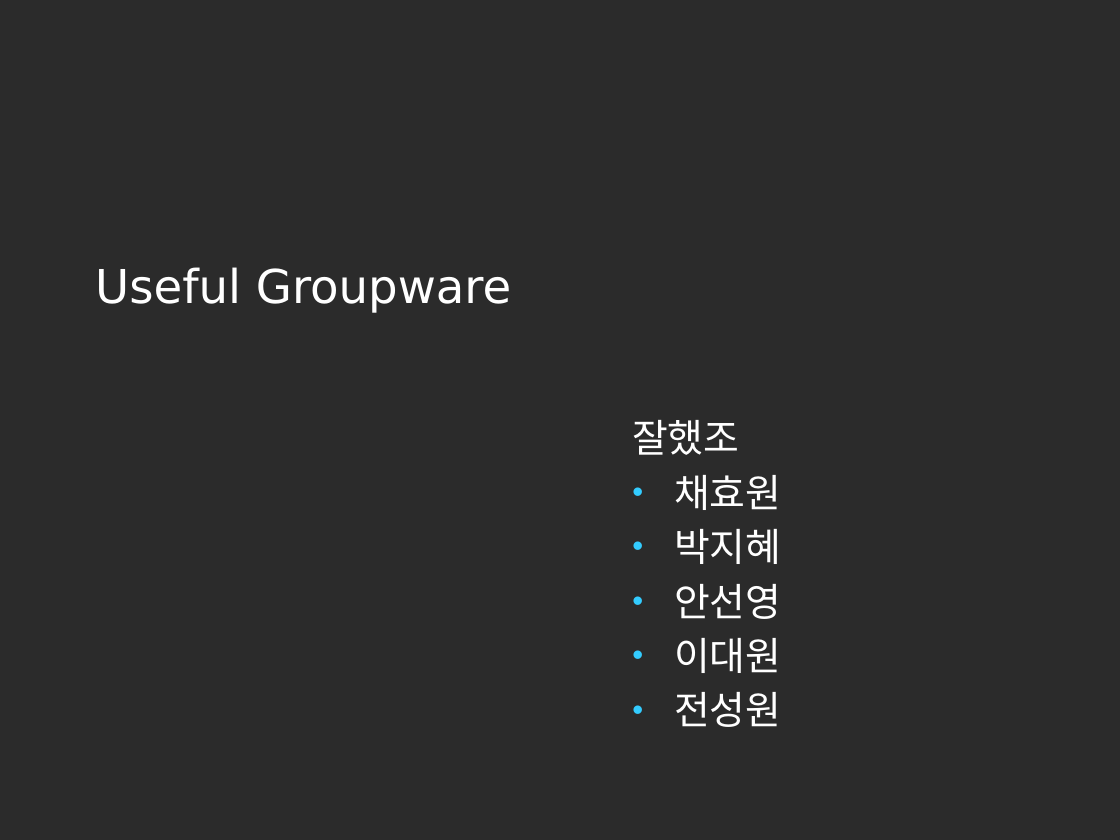
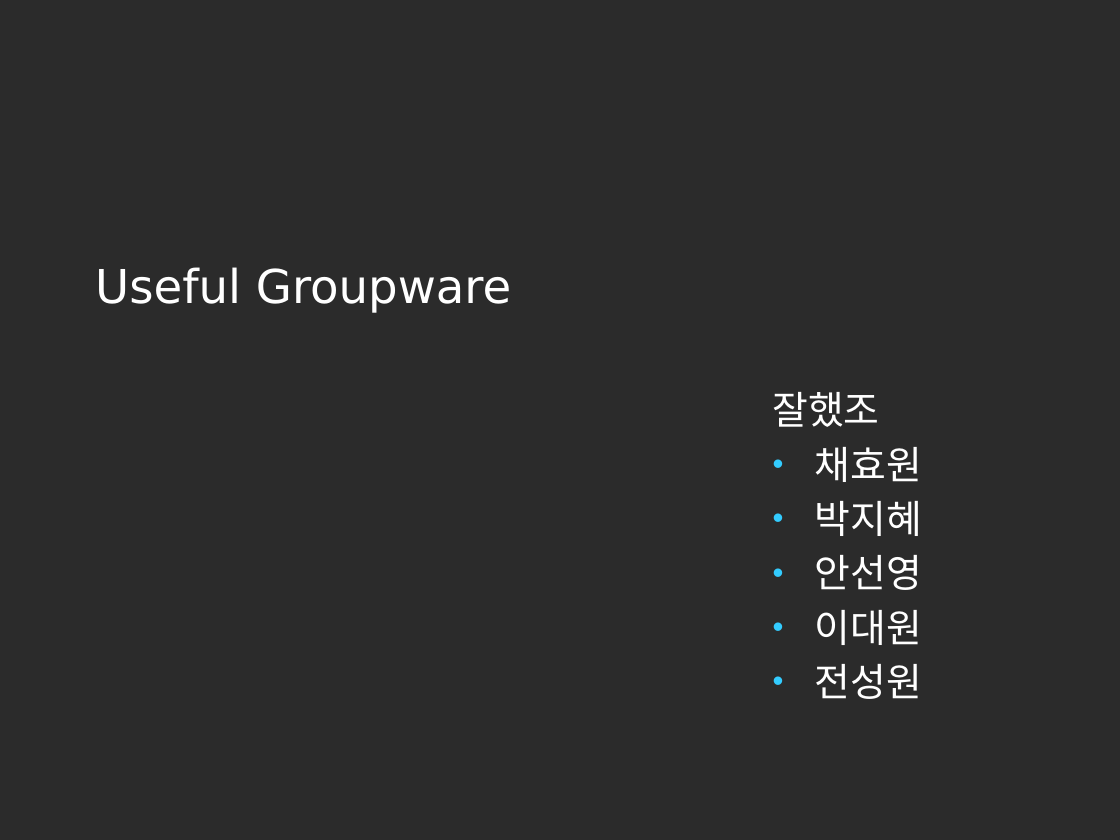
Before and after one commit to korea600/useful, a slide deck: slide 1 of Useful/UML/Presentation/useful_ppt_초안.pptx. Drawn at 1120x840 pixels with LibreOffice and Linux fonts; fonts in the diff are those of the drawing; background and template pictures are left out; a plain dark background stands for a picture behind light text. Boxes give left, top, right and bottom in pixels: in the first picture for what was removed or moved away, otherwise in the second. Text is boxed around its words. In the diff, an @@ line names an element or a change of style, - is before the commit and + after.

```diff
--- a/Useful/UML/Presentation/useful_ppt_초안.pptx
+++ b/Useful/UML/Presentation/useful_ppt_초안.pptx
@@ subtitle "잘했조": place and size @@
-subtitle "잘했조" at [632,420,781,727]
+subtitle "잘했조" at [773,392,922,699]
```
Also in this commit, not shown: 1 other slide changed, 2 slides added.
